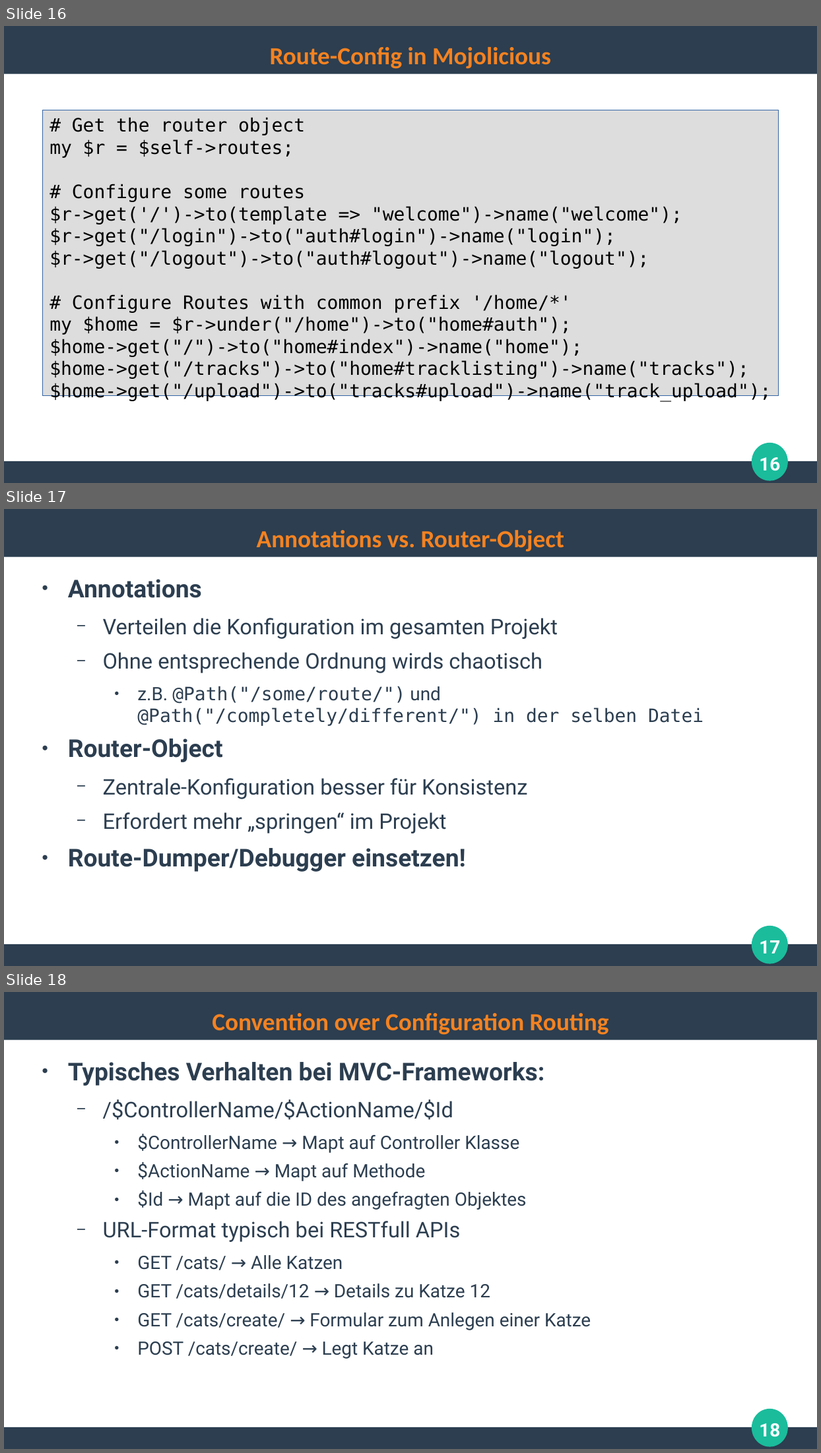
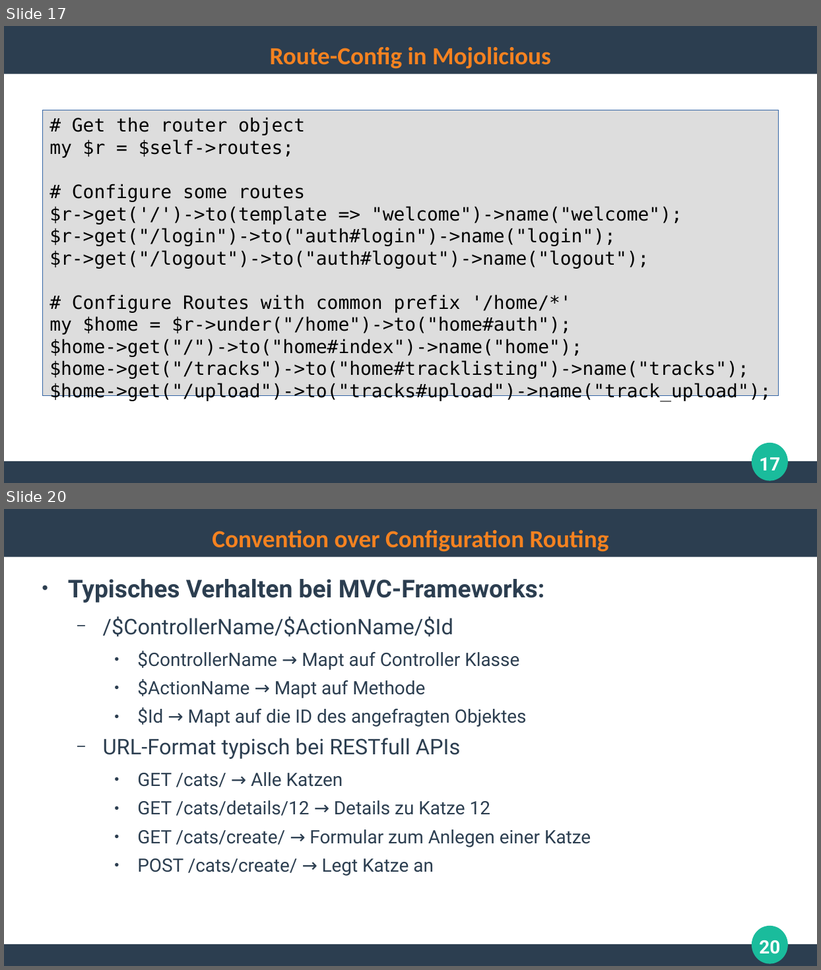
Before and after one commit to ghandmann/HS-AlbSig-WebAnwendungen2, a slide deck: Kapitel/04_WebFrameworks_1x1.odp. Shown one above the other, each under a label of ours: slides 16, 17 and 18 before the commit, slides 17 and 20 after it; the slides between them are not shown. The pictures are 821x1453 and 821x970 pixels, drawn with LibreOffice and Linux fonts; fonts in the diff are those of the drawing. Boxes give left, top, right and bottom in pixels: in the first picture for what was removed or moved away, otherwise in the second. Text is boxed around its words. In the diff, an @@ line names an element or a change of style, - is before the commit and + after.

```diff
--- a/Kapitel/04_WebFrameworks_1x1.odp
+++ b/Kapitel/04_WebFrameworks_1x1.odp
@@ slide 17 removed at <box>4,509,817,966</box>, background #FFFFFF; not listed: 3 template elements that a slide beside it also shows @@
@@ title removed at <box>257,530,564,552</box> @@
-Annotations vs. Router-Object
@@ text removed at <box>68,579,704,872</box> @@
-● Annotations
-  − Verteilen die Konfiguration im gesamten Projekt
-  − Ohne entsprechende Ordnung wirds chaotisch
-    ● z.B. @Path("/some/route/") und @Path("/completely/different/") in der selben Datei
-● Router-Object
-  − Zentrale-Konfiguration besser für Konsistenz
-  − Erfordert mehr „springen“ im Projekt
-● Route-Dumper/Debugger einsetzen!
@@ page number removed at <box>759,941,780,954</box> @@
-17
@@ what was slide 16 is now slide 17 @@
@@ page number at <box>759,458,780,471</box>: text changed @@
-16
+17
@@ what was slide 18 is now slide 20 @@
@@ page number at <box>759,941,780,955</box>: text changed @@
-18
+20
```
Also in this commit, not shown: 1 slide changed, 6 slides added, 3 other slides removed.
